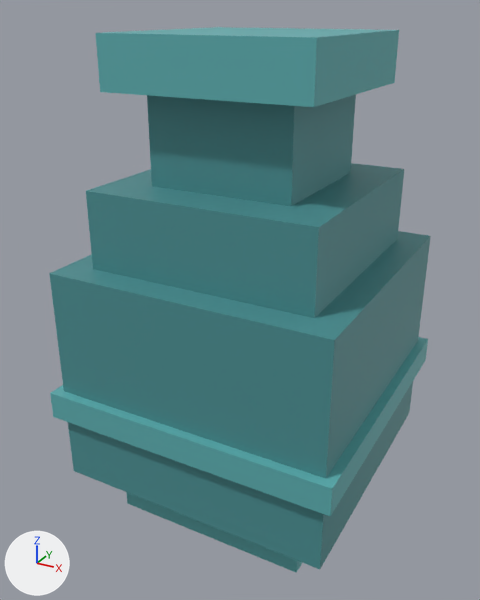
An edit to the glTF model game/assets/models/urn.glb, drawn before and after from the same camera.
Rendered twice from a 50 mm lens placed at (0.621, -1.194, 1.08), pointed at (-0.022, -0.024, 0.495). Every picture has the same lights, and +X, +Y and +Z are marked at lower left. The older version comes first. Vertices at exactly the same position are counted once.

Names of what the first picture shows: 'urn'.
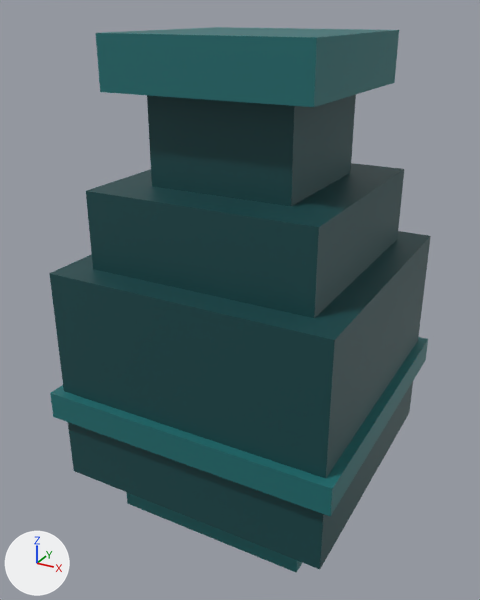
What differs and where, as boxes (x1, y1, x2, y2) in the pictures (480 x 600 px):
part 1 of me_urn, recoloured (cyan to dark cyan): (49, 27, 431, 573) in both

The change in detail:
me_urn has 48 vertices, 72 faces and spans x -0.32..0.32, y -0.32..0.32, z 0.0..1.04.
me_urn is used by ob_urn; location (0.0, 0.0, 0.0).
me_urn part 1: 72 faces centred in x -0.32..0.32, y -0.32..0.32, z 0.0..1.04 are repainted in the vertex colours; the middle colour goes from cyan #55a0a3 to dark cyan #175d5f.
